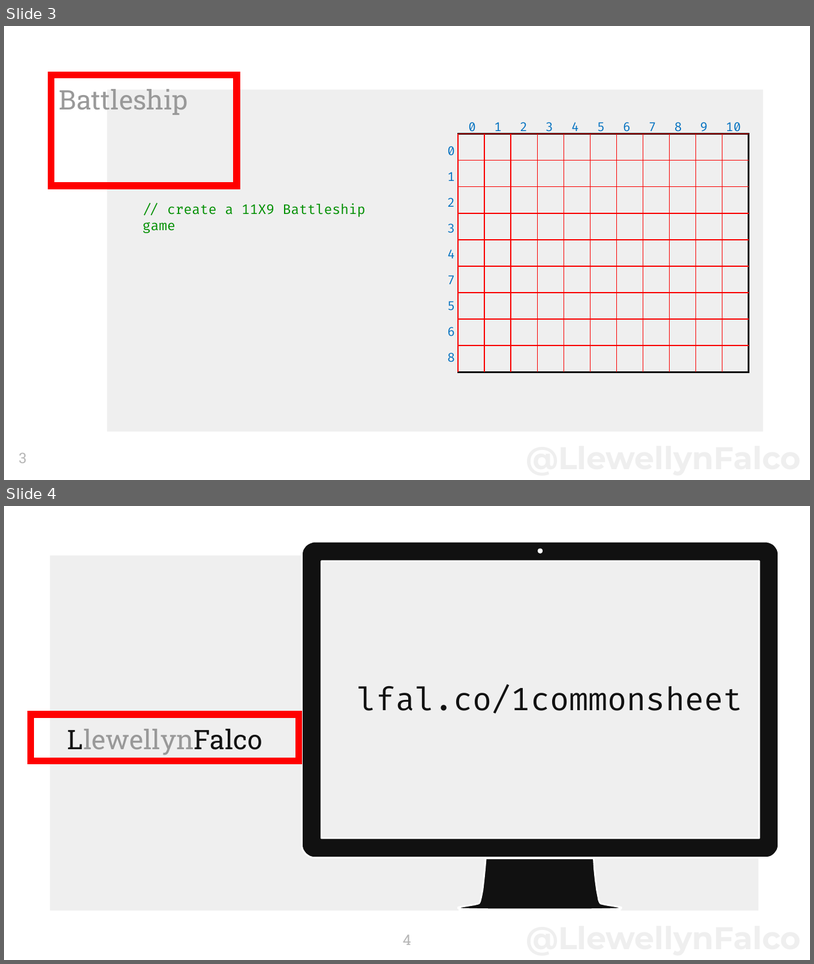
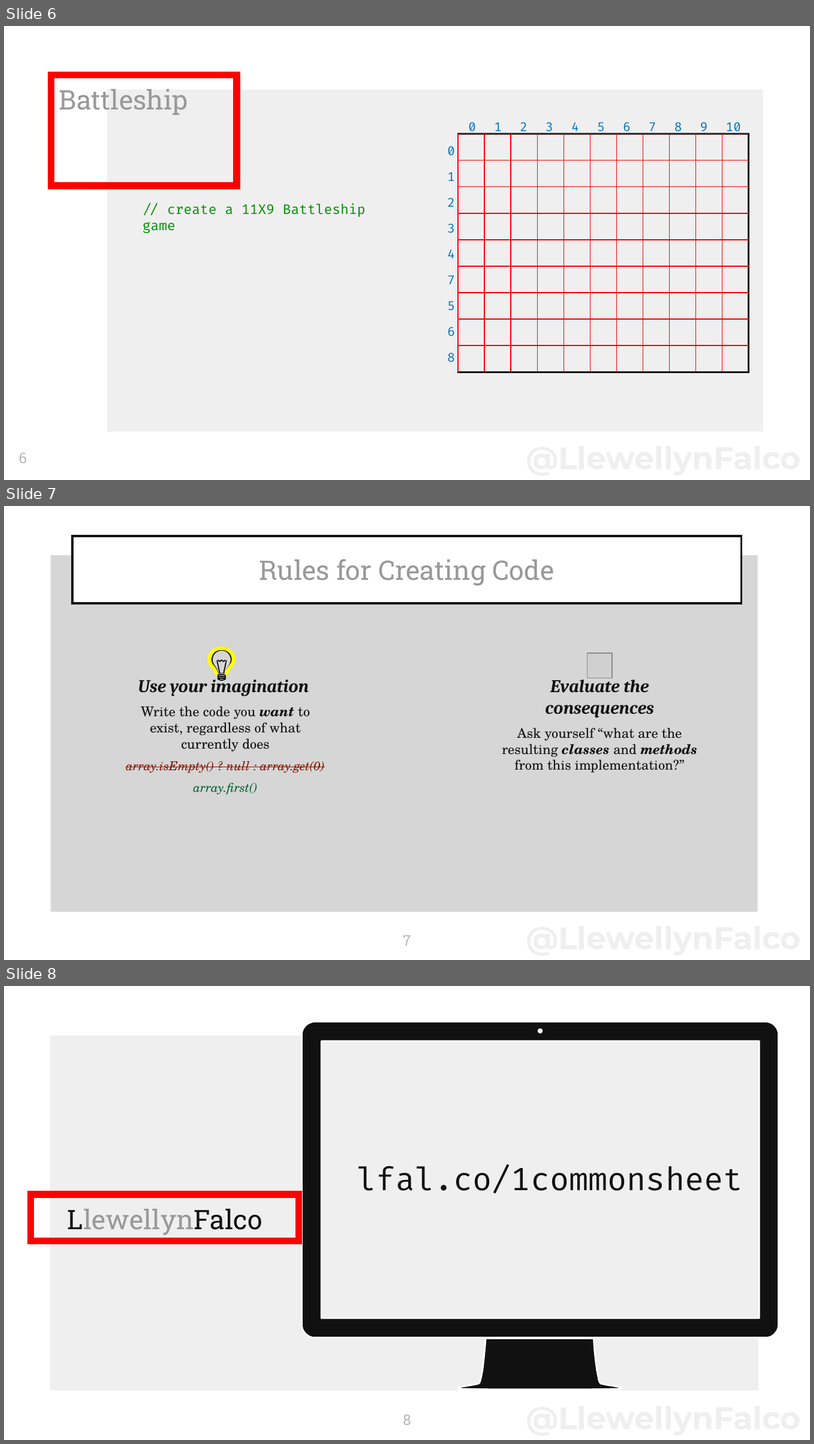
Before and after one commit to isidore/TestDrivenDevelopmentClass.Slides, a slide deck: Micro Api Design with Consume First.pptx. Shown one above the other, each under a label of ours: slides 3 and 4 before the commit, slides 6, 7 and 8 after it. The pictures are 814x964 and 814x1444 pixels, drawn with LibreOffice and Linux fonts; fonts in the diff are those of the drawing; grey boxes stand for pictures. Boxes give left, top, right and bottom in pixels: in the first picture for what was removed or moved away, otherwise in the second. Text is boxed around its words. In the diff, an @@ line names an element or a change of style, - is before the commit and + after.

```diff
--- a/Micro Api Design with Consume First.pptx
+++ b/Micro Api Design with Consume First.pptx
@@ slide 7 added at [4,506,810,960], background #FFFFFF; not listed: 1 template element that a slide beside it also shows @@
@@ title added at [72,536,742,603], outline #FF0000 6 pt, 24 pt, text #999999 @@
+Rules for Creating Code
@@ rectangle added at [51,555,757,912], fill #D6D6D6 @@
@@ group added at [209,648,234,680]: 9 freeform shapes @@
@@ picture added at [588,653,613,678] @@
@@ text added at [126,675,325,772], 12 pt, text #111111, italic @@
+Use your imagination
+Write the code you want to exist, regardless of what currently does
+array.isEmpty() ? null : array.get(0)
+array.first()
@@ text added at [502,675,698,772], 12 pt, text #111111 @@
+Evaluate the consequences
+Ask yourself “what are the resulting classes and methods from this implementation?”
@@ page number added at [403,935,411,945], 13 pt, text #B7B7B7 @@
+7
@@ what was slide 3 is now slide 6 @@
@@ page number at [19,453,27,463]: text changed @@
-3
+6
@@ what was slide 4 is now slide 8 @@
@@ page number at [403,1414,411,1425]: text changed @@
-4
+8
```
Also in this commit, not shown: 4 slides changed, 9 other slides added.
